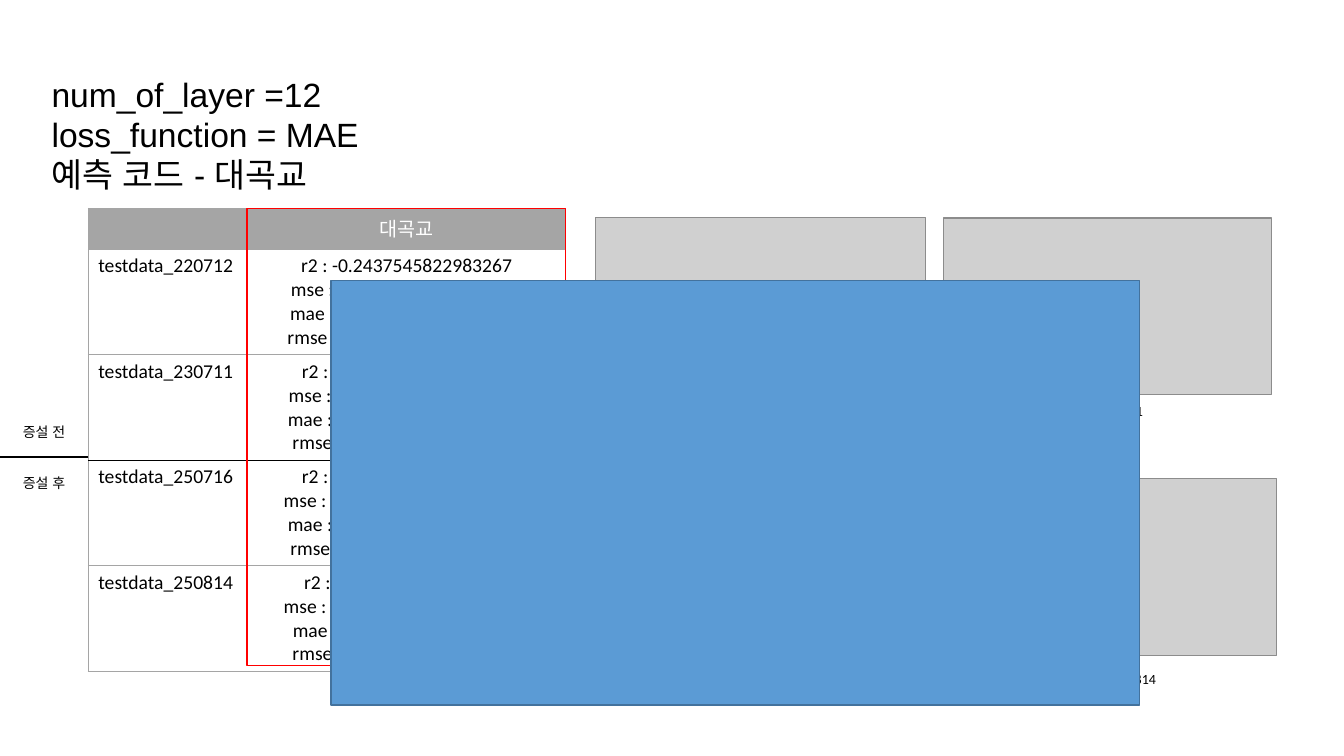
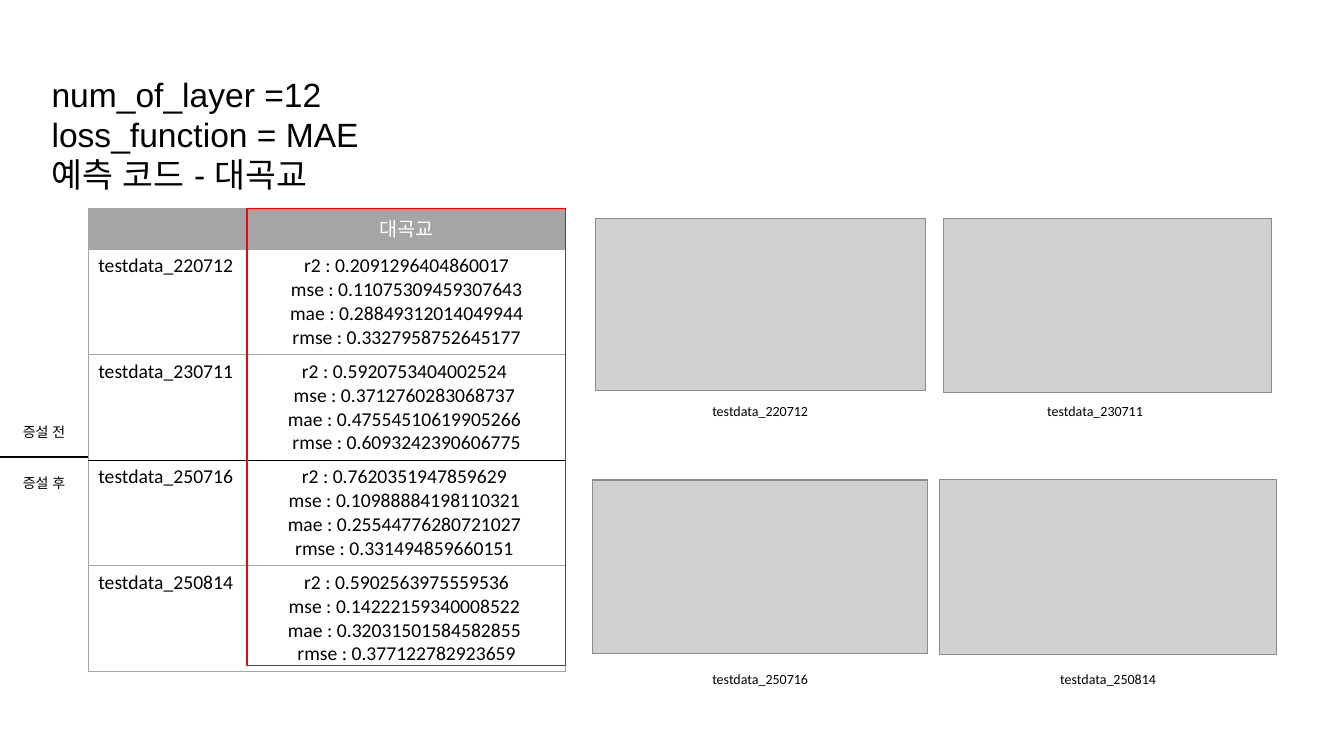
Before and after one commit to JEONGMIN0000/TrainDataCreater_LSTM, a slide deck: slide 10 of ParallelLSTM/result/성능개선 3 대곡교.pptx. Drawn at 1344x756 pixels with LibreOffice and Linux fonts; fonts in the diff are those of the drawing; grey boxes stand for pictures. Boxes give left, top, right and bottom in pixels: in the first picture for what was removed or moved away, otherwise in the second. Text is boxed around its words. In the diff, an @@ line names an element or a change of style, - is before the commit and + after.

```diff
--- a/ParallelLSTM/result/성능개선 3 대곡교.pptx
+++ b/ParallelLSTM/result/성능개선 3 대곡교.pptx
@@ table at (89, 209, 567, 670) @@
-row 2, column 2: r2 : -0.2437545822983267 / mse : 0.04935018567626799 / mae : 0.18286159541871813 / rmse : 0.22214901682489616
+row 2, column 2: r2 : 0.2091296404860017 / mse : 0.11075309459307643 / mae : 0.28849312014049944 / rmse : 0.3327958752645177
-row 3, column 2: r2 : 0.8500162646896093 / mse : 0.04197159430678016 / mae : 0.14689570089181267 / rmse : 0.2048697008021932
+row 3, column 2: r2 : 0.5920753404002524 / mse : 0.3712760283068737 / mae : 0.47554510619905266 / rmse : 0.6093242390606775
-row 4, column 2: r2 : 0.8895288897883276 / mse : 0.011082707267791009 / mae : 0.08337979230615827 / rmse : 0.1052744378649965
+row 4, column 2: r2 : 0.7620351947859629 / mse : 0.10988884198110321 / mae : 0.25544776280721027 / rmse : 0.331494859660151
-row 5, column 2: r2 : 0.7838021043271743 / mse : 0.015242402057216858 / mae : 0.0962281313869688 / rmse : 0.1234601233484596
+row 5, column 2: r2 : 0.5902563975559536 / mse : 0.14222159340008522 / mae : 0.32031501584582855 / rmse : 0.377122782923659
@@ rectangle removed at (332, 280, 1140, 705) @@
@@ text added at (712, 406, 808, 418), 10 pt, text #000000 @@
+testdata_220712
@@ picture added at (593, 480, 928, 653) @@
@@ text added at (712, 674, 808, 686), 10 pt, text #000000 @@
+testdata_250716
```
Also in this commit, not shown: 11 other slides changed, 3 other files.
